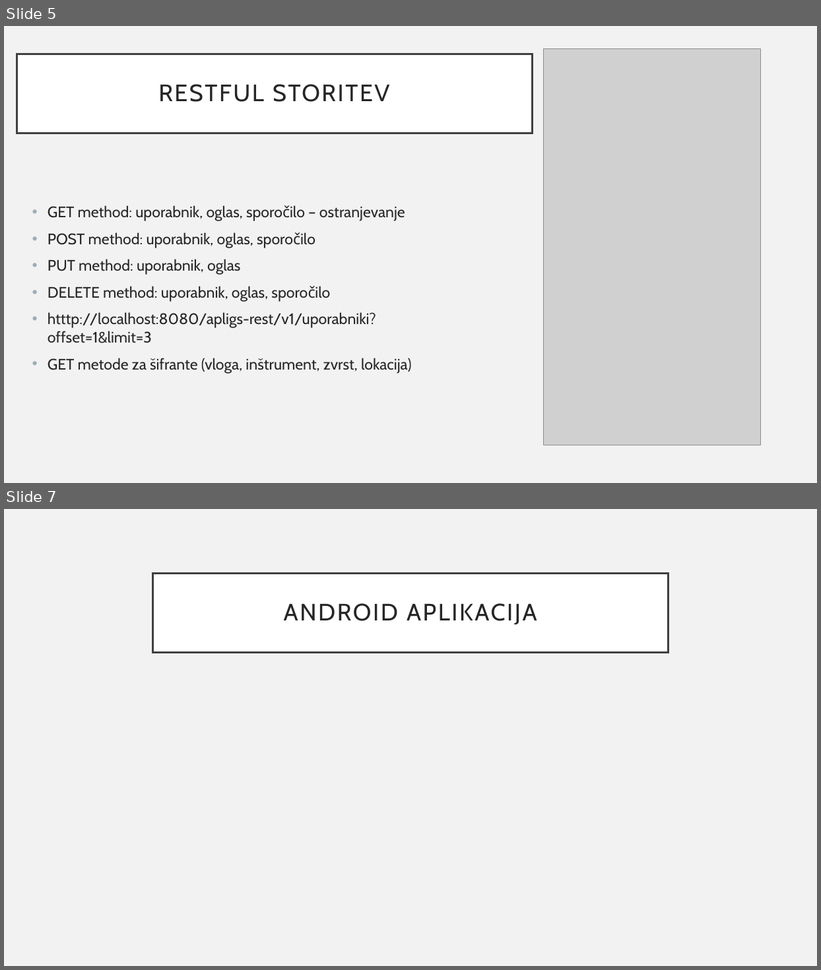
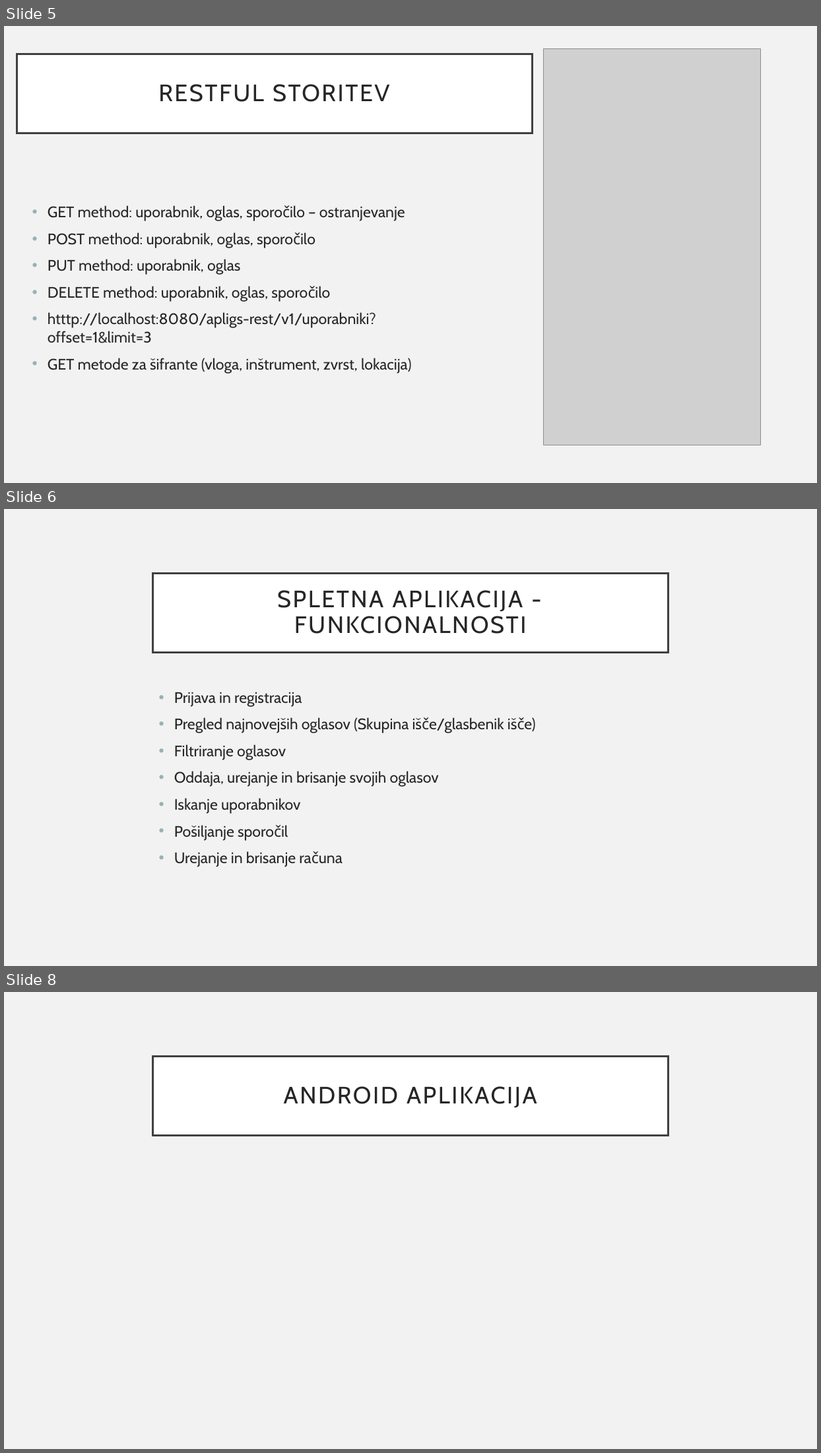
Before and after one commit to cotnic/apligs, a slide deck: APLIGS-predstavitev.pptx. Shown one above the other, each under a label of ours: slides 5 and 7 before the commit, slides 5, 6 and 8 after it; the slides between them are not shown. The pictures are 821x970 and 821x1453 pixels, drawn with LibreOffice and Linux fonts; fonts in the diff are those of the drawing; grey boxes stand for pictures. Boxes give left, top, right and bottom in pixels: in the first picture for what was removed or moved away, otherwise in the second. Text is boxed around its words. In the diff, an @@ line names an element or a change of style, - is before the commit and + after.

```diff
--- a/APLIGS-predstavitev.pptx
+++ b/APLIGS-predstavitev.pptx
@@ slide 6 added at box(4, 509, 817, 966), background #F2F2F2 @@
@@ title added at box(153, 573, 668, 652), fill #FFFFFF, outline #404040 2.5 pt, 28 pt, text #262626 @@
+SPLETNA APLIKACIJA - FUNKCIONALNOSTI
@@ text added at box(174, 692, 504, 867), 18 pt, text #262626 @@
+• Prijava in registracija
+• Pregled najnovejših oglasov (Skupina išče/glasbenik išče)
+• Filtriranje oglasov
+• Oddaja, urejanje in brisanje svojih oglasov
+• Iskanje uporabnikov
+• Pošiljanje sporočil
+• Urejanje in brisanje računa
@@ what was slide 7 is now slide 8 @@
```
Also in this commit, not shown: 1 slide changed.
